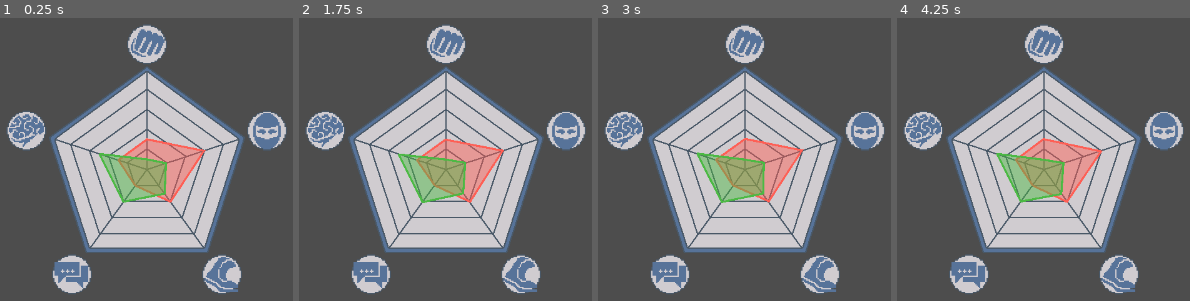
Above: before the commit, frames 1-4 (left to right).
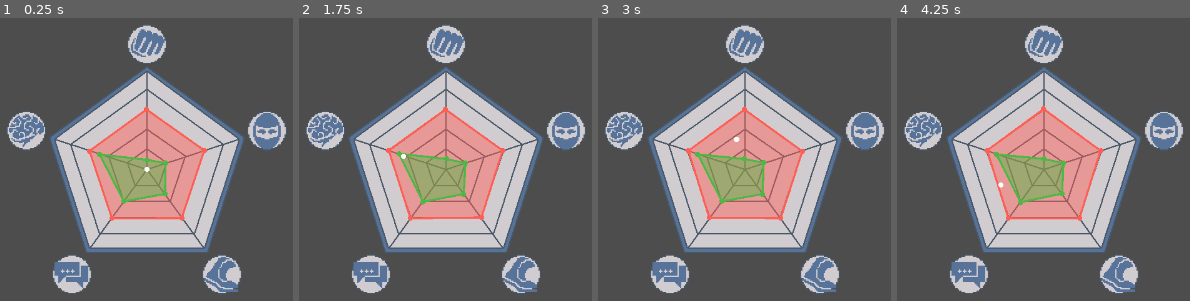
Above: after the commit, the same moments.

Repository: jakedruth/GGJ_2026
Game: Godot game, scene res://Scenes/DispatchScreen.tscn
Two runs of this game, one before a commit and one after it. Both use one fixed random seed, a clock stepped at 60 frames per second and the inputs below.
Inputs (mouse positions are in pixels of both pictures, inside the frame that each line leads up to):
- Up to frame 1 (0.25 s): no input
- Up to frame 2 (1.75 s): move the mouse to (outside the picture) at 0.52 s; click (outside the picture) at 0.67 s; drag from (outside the picture) to (407, 289) at 1.27 s
- Up to frame 3 (3 s): move the mouse to (823, 100) at 2.02 s; click (823, 100) at 2.17 s; drag from (706, 289) to (outside the picture) at 2.77 s
- Up to frame 4 (4.25 s): move the mouse to (outside the picture) at 3.52 s; click (outside the picture) at 3.67 s

The runs differ from the first frame. In frame 1, 7.4% of the frame differs, in the area x 29-71%, y 31-72%; in frame 2, 7.4%; in frame 3, 7.2%; in frame 4, 7.4%.

Commit message:
Added in the ball bouncing inside of a polygon

Diff:
--- a/Resources/quest_01.tres
+++ b/Resources/quest_01.tres
@@ -5,10 +5,10 @@
 [resource]
 script = ExtResource("1_6uqer")
 data = Dictionary[int, int]({
-0: 3,
+0: 6,
 1: 6,
-2: 4,
-3: 2,
-4: 3
+2: 6,
+3: 6,
+4: 6
 })
 metadata/_custom_type_script = "uid://8mnpkj1dxmlk"
--- a/Scenes/DispatchScreen.tscn
+++ b/Scenes/DispatchScreen.tscn
@@ -9,6 +9,7 @@
 [ext_resource type="Texture2D" uid="uid://ducskejc4sjn" path="res://Resources/stats_icons/speed-icon.png" id="7_fq62k"]
 [ext_resource type="Texture2D" uid="uid://bgmijrjmw4isw" path="res://Resources/stats_icons/charisma-icon.png" id="8_lom48"]
 [ext_resource type="Texture2D" uid="uid://b0mc8a44wvk4x" path="res://Resources/stats_icons/intelligence-icon.png" id="9_htlc1"]
+[ext_resource type="Texture2D" uid="uid://dvxr71hbp4y1e" path="res://Resources/dot_8x8.png" id="10_fq62k"]
 
 [node name="DispatchScreen" type="Control" unique_id=804978114 node_paths=PackedStringArray("questPoly", "teamPoly")]
 layout_mode = 3
@@ -22,8 +23,8 @@
 questStats = ExtResource("3_5n2wf")
 questPoly = NodePath("TextureRect/QuestPoly")
 teamPoly = NodePath("TextureRect/TeamPoly")
-jitterRate = 0.25
-jitterRange = 0.75
+jitterRate = 0.1
+jitterRange = 0.1
 
 [node name="TextureRect" type="TextureRect" parent="." unique_id=387817493]
 layout_mode = 1
@@ -129,6 +130,31 @@
 default_color = Color(0.99607843, 0.37254903, 0.33333334, 1)
 antialiased = true
 
+[node name="dot_1" type="Sprite2D" parent="TextureRect/QuestPoly" unique_id=214084025]
+modulate = Color(0.99607843, 0.37254903, 0.33333334, 1)
+scale = Vector2(0.063, 0.063)
+texture = ExtResource("10_fq62k")
+
+[node name="dot_2" type="Sprite2D" parent="TextureRect/QuestPoly" unique_id=562157456]
+modulate = Color(0.99607843, 0.37254903, 0.33333334, 1)
+scale = Vector2(0.063, 0.063)
+texture = ExtResource("10_fq62k")
+
+[node name="dot_3" type="Sprite2D" parent="TextureRect/QuestPoly" unique_id=1954043024]
+modulate = Color(0.99607843, 0.37254903, 0.33333334, 1)
+scale = Vector2(0.063, 0.063)
+texture = ExtResource("10_fq62k")
+
+[node name="dot_4" type="Sprite2D" parent="TextureRect/QuestPoly" unique_id=2005786815]
+modulate = Color(0.99607843, 0.37254903, 0.33333334, 1)
+scale = Vector2(0.063, 0.063)
+texture = ExtResource("10_fq62k")
+
+[node name="dot_5" type="Sprite2D" parent="TextureRect/QuestPoly" unique_id=501944248]
+modulate = Color(0.99607843, 0.37254903, 0.33333334, 1)
+scale = Vector2(0.063, 0.063)
+texture = ExtResource("10_fq62k")
+
 [node name="TeamPoly" type="Polygon2D" parent="TextureRect" unique_id=1000075372]
 position = Vector2(192.00006, 192)
 rotation = -1.5707964
@@ -142,3 +168,37 @@
 width = 0.2
 default_color = Color(0.29803923, 0.7254902, 0.26666668, 1)
 antialiased = true
+
+[node name="dot_1" type="Sprite2D" parent="TextureRect/TeamPoly" unique_id=1862395538]
+modulate = Color(0.29803923, 0.7254902, 0.26666668, 1)
+scale = Vector2(0.063, 0.063)
+texture = ExtResource("10_fq62k")
+
+[node name="dot_2" type="Sprite2D" parent="TextureRect/TeamPoly" unique_id=1227849475]
+modulate = Color(0.29803923, 0.7254902, 0.26666668, 1)
+scale = Vector2(0.063, 0.063)
+texture = ExtResource("10_fq62k")
+
+[node name="dot_3" type="Sprite2D" parent="TextureRect/TeamPoly" unique_id=209613737]
+modulate = Color(0.29803923, 0.7254902, 0.26666668, 1)
+scale = Vector2(0.063, 0.063)
+texture = ExtResource("10_fq62k")
+
+[node name="dot_4" type="Sprite2D" parent="TextureRect/TeamPoly" unique_id=1110993901]
+modulate = Color(0.29803923, 0.7254902, 0.26666668, 1)
+scale = Vector2(0.063, 0.063)
+texture = ExtResource("10_fq62k")
+
+[node name="dot_5" type="Sprite2D" parent="TextureRect/TeamPoly" unique_id=1848498444]
+modulate = Color(0.29803923, 0.7254902, 0.26666668, 1)
+scale = Vector2(0.063, 0.063)
+texture = ExtResource("10_fq62k")
+
+[node name="center" type="Node2D" parent="TextureRect" unique_id=1694710739]
+position = Vector2(192, 192)
+rotation = -1.5707964
+scale = Vector2(16, 16)
+
+[node name="Sprite2D" type="Sprite2D" parent="TextureRect/center" unique_id=317021682]
+scale = Vector2(0.063, 0.063)
+texture = ExtResource("10_fq62k")
--- a/Scripts/GameManager.gd
+++ b/Scripts/GameManager.gd
@@ -9,13 +9,20 @@
 var _jitterTimerTeam: float = 0;
 var _jitterTimerQuest: float = 0;
 
-var isChar: bool = false;
+var startBallMove: bool = false;
+var startDrag: bool = false;
+var ball: Node2D;
+var ball_move_dir: Vector2 = Vector2.ZERO
+var ball_speed: float = 0
 
 
 # Called when the node enters the scene tree for the first time.
 func _ready() -> void:
-	_set_polygon(questPoly, questStats.to_polygon2D());
-	_set_polygon(teamPoly, characterStats.to_polygon2D());
+	_set_polygon(questPoly, questStats._to_packedVector2Array());
+	_set_polygon(teamPoly, characterStats._to_packedVector2Array());
+
+	ball = get_node("TextureRect/center/Sprite2D") as Node2D
+	_reset_ball()
 
 	var result = characterStats.get_overlap_area_ratio(questStats)
 	print(result);
@@ -30,21 +37,101 @@
 
 	if (_jitterTimerQuest > jitterRate):
 		_jitterTimerQuest -= jitterRate + randf_range(0, jitterRange)
-		var qp: PackedVector2Array = questStats.to_polygon2D();
+		var qp: PackedVector2Array = questStats.get_polygon();
 		for i in qp.size():
 			var angle = randf_range(0, TAU)
 			qp[i] += Vector2.RIGHT.rotated(angle) * 0.05
 		_set_polygon(questPoly, qp)
 	if (_jitterTimerTeam > jitterRate):
 		_jitterTimerTeam -= jitterRate + randf_range(0, jitterRange)
-		var tp: PackedVector2Array = characterStats.to_polygon2D();
+		var tp: PackedVector2Array = characterStats.get_polygon();
 		for i in tp.size():
 			var angle = randf_range(0, TAU)
 			tp[i] += Vector2.RIGHT.rotated(angle) * 0.05
 		_set_polygon(teamPoly, tp)
+
+	if startBallMove:
+		var poly = questStats.get_polygon();
+
+		if not Geometry2D.is_point_in_polygon(ball.position, poly):
+			var center = questStats.get_center();
+			ball_move_dir = (center - ball.position).normalized()
+			pass
+
+		if startDrag:
+			ball_speed = lerp(ball_speed, 0.0, 1.0 - exp(-0.75 * _delta))
+			pass
+
+		var step = ball_speed * _delta;
+		var next = ball.position + ball_move_dir * step;
+		# check to see if the next point is outside the polygon
+
+		if not Geometry2D.is_point_in_polygon(next, poly):
+			# Keep finding intersection until there are none
+			var seg_flag = -1;
+			var pos = ball.position;
+			while step > 0:
+				for i in poly.size():
+					if seg_flag == i:
+						continue
+
+					var s = poly[i];
+					var e = poly[(i + 1)%poly.size()]
+					var intersection = Geometry2D.segment_intersects_segment(pos, next, s, e)
+					if (intersection != null):
+						print("checking collision")
+						seg_flag = i;
+						var segmentDirection = (e - s).normalized()
+						var segmentNormal = Vector2(-segmentDirection.y, segmentDirection.x).normalized()
+						var wall_distance = ball.position.distance_to(intersection)
+						step -= wall_distance
+						ball_move_dir = ball_move_dir.bounce(segmentNormal).normalized()
+						pos = intersection
+						next = intersection + ball_move_dir * step
+						i = 0
+					pass
+				print("Checked all segments")
+				break
+
+		ball.position = next;
 
 	pass
 
 func _set_polygon(polygon: Polygon2D, points: PackedVector2Array) -> void:
 	polygon.polygon = points;
 	(polygon.get_child(0) as Line2D).points = points;
+	for i in points.size():
+		(polygon.get_child(i + 1) as Node2D).position = points[i];
+		pass
+
+
+func _input(event: InputEvent) -> void:
+	if event is InputEventMouseButton:
+		if event.button_index == 1: # Left Click
+			_handle_start_ball()
+			pass
+		elif event.button_index == 2: # Right Click
+			_reset_ball()
+			pass
+		elif event.button_index == 3: # Middle Click
+			startDrag = true
+			pass
+
+	pass
+
+func _reset_ball() -> void:
+	startBallMove = false;
+	startDrag = false;
+	ball.position = questStats.get_center();
+	ball_move_dir = Vector2.ZERO
+	pass
+
+func _handle_start_ball() -> void:
+	if startBallMove == true:
+		return
+
+	startBallMove = true;
+	var angle = randf_range(0, TAU)
+	ball_move_dir = Vector2.RIGHT.rotated(angle);
+	ball_speed = 20;
+	pass
--- a/Scripts/Stats.gd
+++ b/Scripts/Stats.gd
@@ -16,10 +16,12 @@
 	Stat.INT: 0
 }
 
+var _polygon: PackedVector2Array;
+
 
 func get_overlap_area_ratio(other: Stats) -> float:
-	var _a = to_polygon2D();
-	var _b = other.to_polygon2D();
+	var _a = _to_packedVector2Array();
+	var _b = other._to_packedVector2Array();
 	var _overlap = Geometry2D.intersect_polygons(_a, _b)[0];
 
 	var _areaA = _get_area(_a);
@@ -32,21 +34,39 @@
 
 
 func get_overlap_with_other(other: Stats) -> PackedVector2Array:
-	var _a = to_polygon2D()
-	var _b = other.to_polygon2D()
+	var _a = _to_packedVector2Array()
+	var _b = other._to_packedVector2Array()
 	var overlap = Geometry2D.intersect_polygons(_a, _b);
 	return overlap
 
+func get_polygon() -> PackedVector2Array:
+	if _polygon.size() == 0:
+		_polygon = _to_packedVector2Array()
 
-func to_polygon2D() -> PackedVector2Array:
+	return _polygon.slice(0, _polygon.size())
+
+
+func _to_packedVector2Array() -> PackedVector2Array:
 	const delta = 2 * PI * 0.2
-	var verts: PackedVector2Array = [
+	var points: PackedVector2Array = [
 		_get_point(data[Stat.POW], 0 * delta),
 		_get_point(data[Stat.SNK], 1 * delta),
 		_get_point(data[Stat.SPD], 2 * delta),
 		_get_point(data[Stat.CHA], 3 * delta),
 		_get_point(data[Stat.INT], 4 * delta)];
-	return verts
+	return points
+
+func get_center() -> Vector2:
+	var points = _to_packedVector2Array()
+	var center = Vector2.ZERO
+	var size: float = points.size();
+	if points.size() == 0:
+		return center;
+
+	for point in points:
+		center += point / size;
+
+	return center;
 
 
 ## Converts a radial coord to cartesian coord
@@ -54,14 +74,14 @@
 	return Vector2(cos(angle), sin(angle)) * radius
 
 
-func _get_area(verts: PackedVector2Array) -> float:
+func _get_area(points: PackedVector2Array) -> float:
 	var area = 0;
 	var productA = 0;
 	var productB = 0;
-	for i in verts.size():
-		var n = (i + 1) % verts.size();
-		productA += verts[i].x * verts[n].y
-		productB += verts[i].y * verts[n].x
+	for i in points.size():
+		var n = (i + 1) % points.size();
+		productA += points[i].x * points[n].y
+		productB += points[i].y * points[n].x
 		pass
 	area = (productA - productB) * 0.5
 
Binary file added: Resources/dot_8x8.png
Not shown, added: Resources/dot_8x8.png.import
